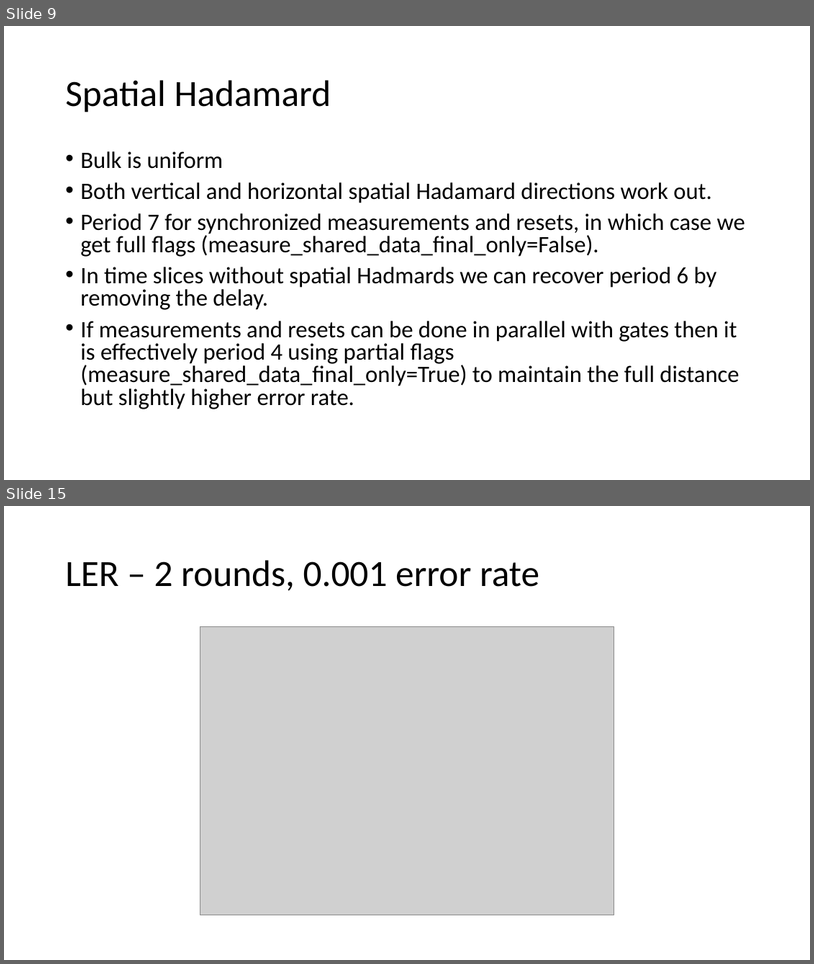
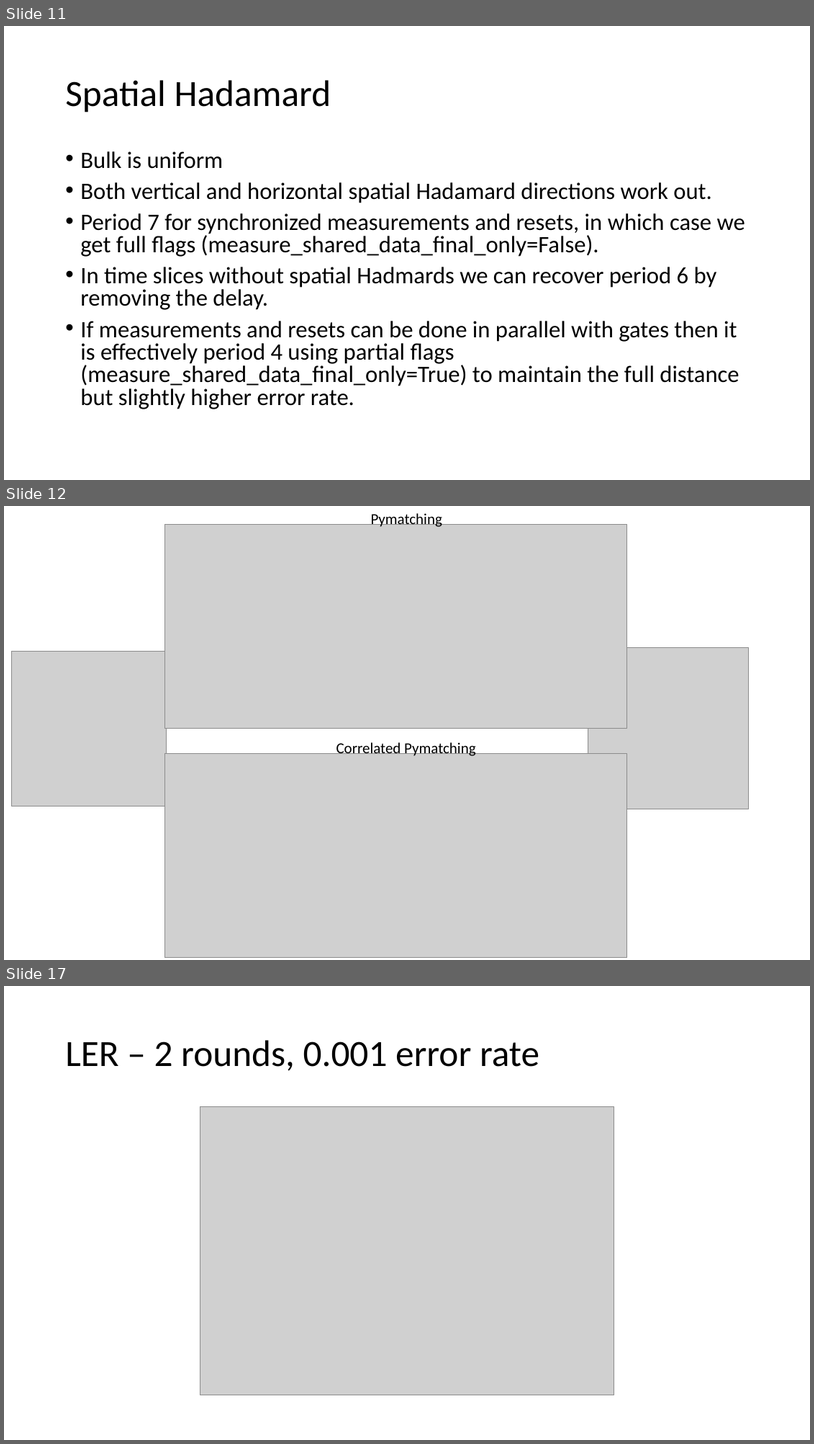
Before and after one commit to kishonyWIS/diagonal_syndrome_extraction_surface_code, a slide deck: Diagonal Schedule.pptx. Shown one above the other, each under a label of ours: slides 9 and 15 before the commit, slides 11, 12 and 17 after it; the slides between them are not shown. The pictures are 814x964 and 814x1444 pixels, drawn with LibreOffice and Linux fonts; fonts in the diff are those of the drawing; grey boxes stand for pictures. Boxes give left, top, right and bottom in pixels: in the first picture for what was removed or moved away, otherwise in the second. Text is boxed around its words. In the diff, an @@ line names an element or a change of style, - is before the commit and + after.

```diff
--- a/Diagonal Schedule.pptx
+++ b/Diagonal Schedule.pptx
@@ slide 12 added at (4,506,810,960), background #FFFFFF @@
@@ picture added at (165,524,627,728) @@
@@ text added at (371,513,442,527), 18 pt, text #000000 @@
+Pymatching
@@ picture added at (12,651,167,806) @@
@@ picture added at (589,648,749,808) @@
@@ text added at (337,742,476,756), 18 pt, text #000000 @@
+Correlated Pymatching
@@ picture added at (165,754,627,957) @@
@@ what was slide 9 is now slide 11 @@
@@ what was slide 15 is now slide 17 @@
```
Also in this commit, not shown: 8 slides changed, 2 other slides added, 1 slide removed, 4 other files.
